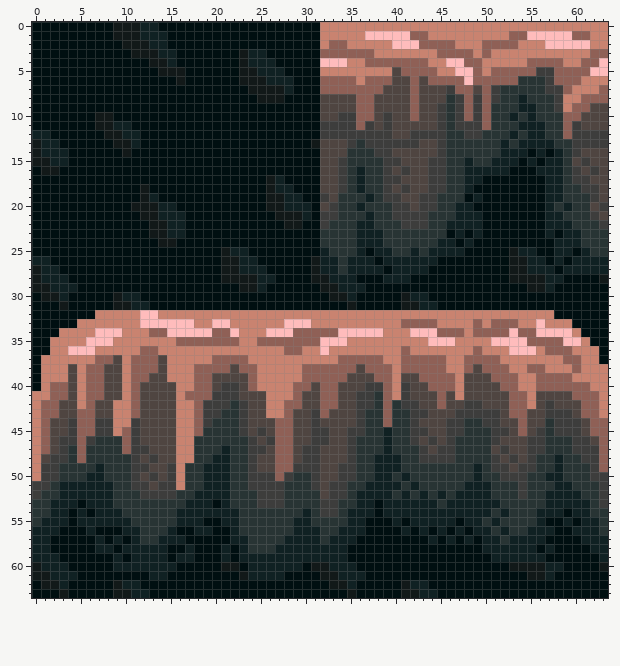
A pixel-art sprite gets an edit: ExampleProject/assets/textures/terrain.png. That is the earlier state.
The file is 64x64 pixels.
The result:
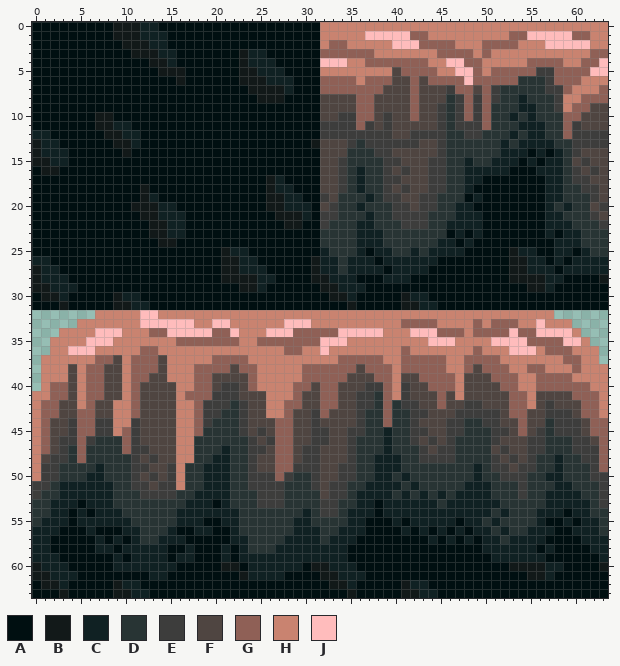
Palette (. is transparent): A #000f11  B #121919  C #102123  D #283434  E #3d3d3c  F #4f4541  G #8f6056  H #c98370  J #ffbcbc
Commit message: testing to see if i made a stupid mistake
Difference:
@@ x 0..63 @@
 31 AAABAAAAABBCCAAAAAAAAAAAAAAAAAAAAAABAAAAABBCCAAAAAAAAAAAAAAAAAAA
-32 AAAAAAAHHHHHJJHHHHHHHHHHHHHHHHHHHHHHHHHHHHHHHHHHHHHHHHHHHHAAAAAA
-33 AAAAAHHHHHHHJJJJJJHHJJHHHHHHJJJHHHHHHHHHHGGGGHHHHGHGGGHHJHHHAAAA
-34 AAAHHHHJJJHHHGGJJJJJGGJHHHJJJGGGGGJJJJJHHHJJJGGGHGGGGJGGJJJJHAAA
-35 AAHHHHJJJHHHHHHHGGGGGGGHHGGGGGGGJJJHHHHHHHHHJJJHHHHJJJJGGGGJJHAA
-36 AAHHJJJHHHHHGGHHHHHHHHHHHHHHGGHHJHHHHHHHHGHHHHHHHGHHHJJJHGGGHHHA
-37 AHHHHHHGGFHGGGFHHHHHGGGGHHHHHHHHHHGGGGGHHGGGGGHHGGGGHHHHHHHGGHHA
-38 AHHHFHGGFFHGGGFHHHGGGGFGGHHHHHGGGGGGFGGGHGGGGGHHGFGGGHHGGHHHGHHH
-39 AHHHFHGGFFHGGFFHHHGGFFFFGHHHHHGGGGGFFFGGHFFGGGGHFFFGGGHHGGGGHHHH
-40 AHGGFHGGFFHGFFFFHHGGFEEFGHHHHGGFGGFFFEEGHEFFGGGHFFFFGGHHGGGGGGHH
+32 .......HHHHHJJHHHHHHHHHHHHHHHHHHHHHHHHHHHHHHHHHHHHHHHHHHHH......
+33 .....HHHHHHHJJJJJJHHJJHHHHHHJJJHHHHHHHHHHGGGGHHHHGHGGGHHJHHH....
+34 ...HHHHJJJHHHGGJJJJJGGJHHHJJJGGGGGJJJJJHHHJJJGGGHGGGGJGGJJJJH...
+35 ..HHHHJJJHHHHHHHGGGGGGGHHGGGGGGGJJJHHHHHHHHHJJJHHHHJJJJGGGGJJH..
+36 ..HHJJJHHHHHGGHHHHHHHHHHHHHHGGHHJHHHHHHHHGHHHHHHHGHHHJJJHGGGHHH.
+37 .HHHHHHGGFHGGGFHHHHHGGGGHHHHHHHHHHGGGGGHHGGGGGHHGGGGHHHHHHHGGHH.
+38 .HHHFHGGFFHGGGFHHHGGGGFGGHHHHHGGGGGGFGGGHGGGGGHHGFGGGHHGGHHHGHHH
+39 .HHHFHGGFFHGGFFHHHGGFFFFGHHHHHGGGGGFFFGGHFFGGGGHFFFGGGHHGGGGHHHH
+40 .HGGFHGGFFHGFFFFHHGGFEEFGHHHHGGFGGFFFEEGHEFFGGGHFFFFGGHHGGGGGGHH
 41 HHGGFHGGFFHGFFFFHGGGEEEFFFHHHGFFGGFFEEDGHEFFFGFHFFFFFGGHFFFFGGGH
